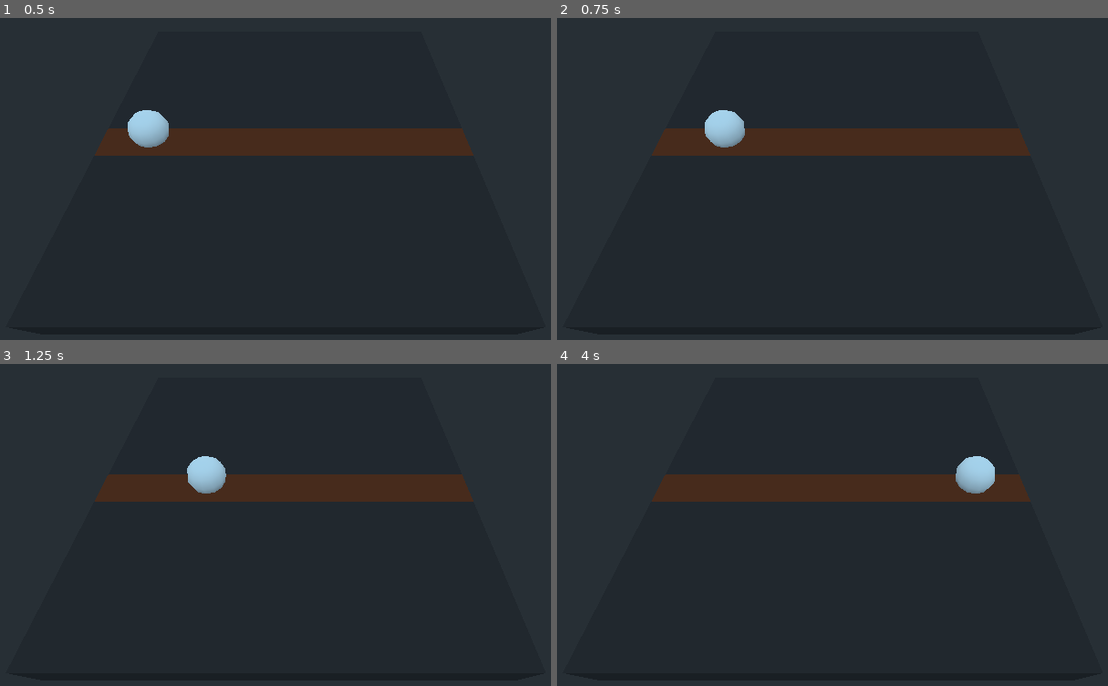
Above: before the commit, frames 1-4 (two rows, left to right).
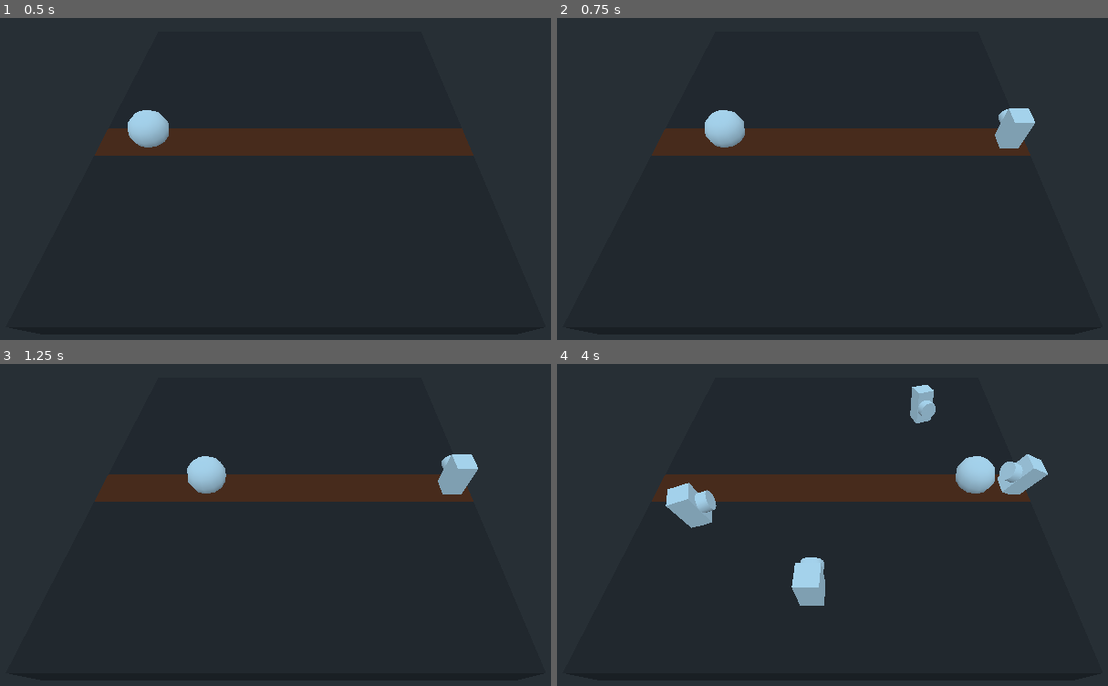
Above: after the commit, the same moments.

Repository: doctor-g/LD51
Game: Godot game, scene res://World.tscn
Two runs of this game, one before a commit and one after it. Both use one fixed random seed, a clock stepped at 60 frames per second and the inputs below.
Inputs (mouse positions are in pixels of both pictures, inside the frame that each line leads up to):
- Up to frame 1 (0.5 s): no input
- Up to frame 2 (0.75 s): move the mouse to (1019, 140) at 0.52 s; click (1019, 140) at 0.67 s
- Up to frame 3 (1.25 s): no input
- Up to frame 4 (4 s): move the mouse to (711, 528) at 1.27 s; click (711, 528) at 1.42 s; move the mouse to (931, 412) at 2.02 s; click (931, 412) at 2.17 s; move the mouse to (821, 592) at 2.77 s; click (821, 592) at 2.92 s; move the mouse to (1080, 570) at 3.52 s; click (1080, 570) at 3.67 s

Frame 1 is identical in both runs. In frame 2, 0.7% of the frame differs, in the area x 79-87%, y 28-41%; in frame 3, 0.7%; in frame 4, 2.9%, in the area x 19-90%, y 6-76%.

Commit message:
Click to add turrets that face the evil sphere
The turrets right now are turning around too many axes. That's the next
thing to fix.

Diff:
--- /dev/null
+++ b/project/Defenses/Turret.gd
@@ -0,0 +1,17 @@
+extends Spatial
+
+var _tracked_enemy : Spatial
+
+
+func _physics_process(_delta):
+	if _tracked_enemy:
+		look_at(_tracked_enemy.global_translation, Vector3.UP)
+
+
+func _on_Area_body_entered(body):
+	_tracked_enemy = body
+
+
+func _on_Area_body_exited(body):
+	if body==_tracked_enemy:
+		_tracked_enemy = null
--- /dev/null
+++ b/project/Defenses/Turret.tscn
@@ -0,0 +1,32 @@
+[gd_scene load_steps=3 format=2]
+
+[ext_resource path="res://Defenses/Turret.gd" type="Script" id=1]
+
+[sub_resource type="SphereShape" id=1]
+radius = 3.0
+
+[node name="Turret" type="Spatial"]
+script = ExtResource( 1 )
+
+[node name="CSGBox" type="CSGBox" parent="."]
+transform = Transform( 1, 0, 0, 0, 1, 0, 0, 0, 1, 0, 0.5, 0 )
+width = 0.5
+height = 1.0
+depth = 0.5
+
+[node name="CSGCylinder" type="CSGCylinder" parent="CSGBox"]
+transform = Transform( 1.91069e-15, -4.37114e-08, -1, -1, -4.37114e-08, 0, -4.37114e-08, 1, -4.37114e-08, 0, 0, -0.25 )
+radius = 0.25
+height = 0.5
+sides = 16
+
+[node name="Area" type="Area" parent="."]
+collision_layer = 0
+collision_mask = 2
+input_ray_pickable = false
+
+[node name="CollisionShape" type="CollisionShape" parent="Area"]
+shape = SubResource( 1 )
+
+[connection signal="body_entered" from="Area" to="." method="_on_Area_body_entered"]
+[connection signal="body_exited" from="Area" to="." method="_on_Area_body_exited"]
--- /dev/null
+++ b/project/Enemies/Sphere.tscn
@@ -0,0 +1,16 @@
+[gd_scene load_steps=2 format=2]
+
+[sub_resource type="SphereShape" id=1]
+radius = 0.5
+
+[node name="Sphere" type="Spatial"]
+
+[node name="KinematicBody" type="KinematicBody" parent="."]
+collision_layer = 2
+collision_mask = 0
+
+[node name="CollisionShape" type="CollisionShape" parent="KinematicBody"]
+shape = SubResource( 1 )
+
+[node name="CSGSphere" type="CSGSphere" parent="."]
+radius = 0.5
--- a/project/Level/Level.gd
+++ b/project/Level/Level.gd
@@ -24,6 +24,8 @@
 			if j == 5:
 				box.selectable = false
 
+
+func _ready():
 	var path := Path.new()
 	path.translation = Vector3(-5,1,0)
 	add_child(path)
@@ -31,8 +33,7 @@
 	path.curve.add_point(Vector3(10,0,0))
 	var path_follow := PathFollow.new()
 	path.add_child(path_follow)
-	var sphere := CSGSphere.new()
-	sphere.radius = 0.5
+	var sphere :Spatial = preload("res://Enemies/Sphere.tscn").instance()
 	path_follow.add_child(sphere)
 
 	var tween := get_tree().create_tween()
--- a/project/Level/Tile.gd
+++ b/project/Level/Tile.gd
@@ -4,6 +4,8 @@
 export(Material) var default_material : Material
 export(Material) var hover_material : Material
 export(Material) var unselectable_material : Material
+
+var _defense : Spatial
 
 onready var _box := $CSGBox
 
@@ -19,3 +21,11 @@
 func _on_StaticBody_mouse_exited():
 	if selectable:
 		_box.material = default_material
+
+
+func _on_StaticBody_input_event(_camera, event, _position, _normal, _shape_idx):
+	if event is InputEventMouseButton and event.pressed and _defense==null:
+		var turret : Spatial = preload("res://Defenses/Turret.tscn").instance()
+		turret.translate(Vector3(0,0.5,0))
+		add_child(turret)
+		_defense = turret
--- a/project/Level/Tile.tscn
+++ b/project/Level/Tile.tscn
@@ -29,5 +29,6 @@
 height = 1.0
 depth = 1.0
 
+[connection signal="input_event" from="StaticBody" to="." method="_on_StaticBody_input_event"]
 [connection signal="mouse_entered" from="StaticBody" to="." method="_on_StaticBody_mouse_entered"]
 [connection signal="mouse_exited" from="StaticBody" to="." method="_on_StaticBody_mouse_exited"]
--- a/project/project.godot
+++ b/project/project.godot
@@ -18,6 +18,11 @@
 
 common/drop_mouse_on_gui_input_disabled=true
 
+[layer_names]
+
+3d_physics/layer_1="World"
+3d_physics/layer_2="Enemies"
+
 [physics]
 
 common/enable_pause_aware_picking=true
